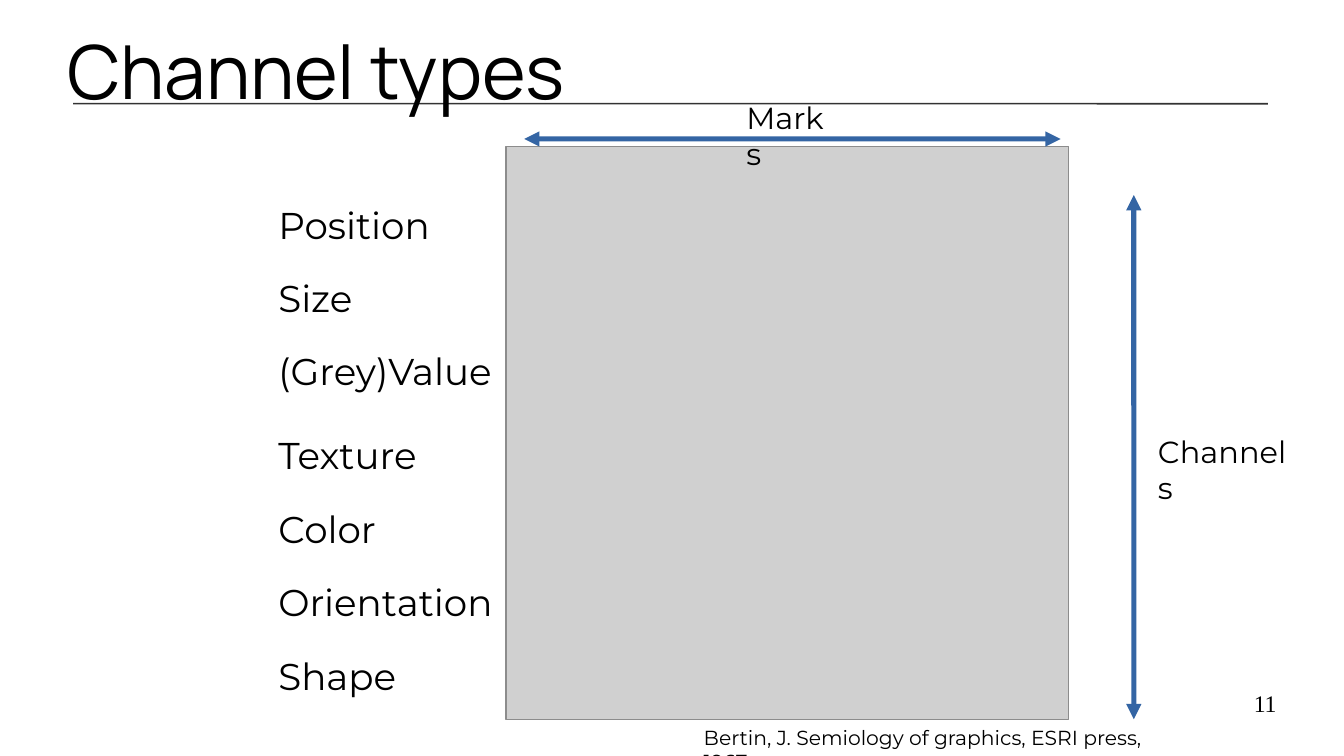
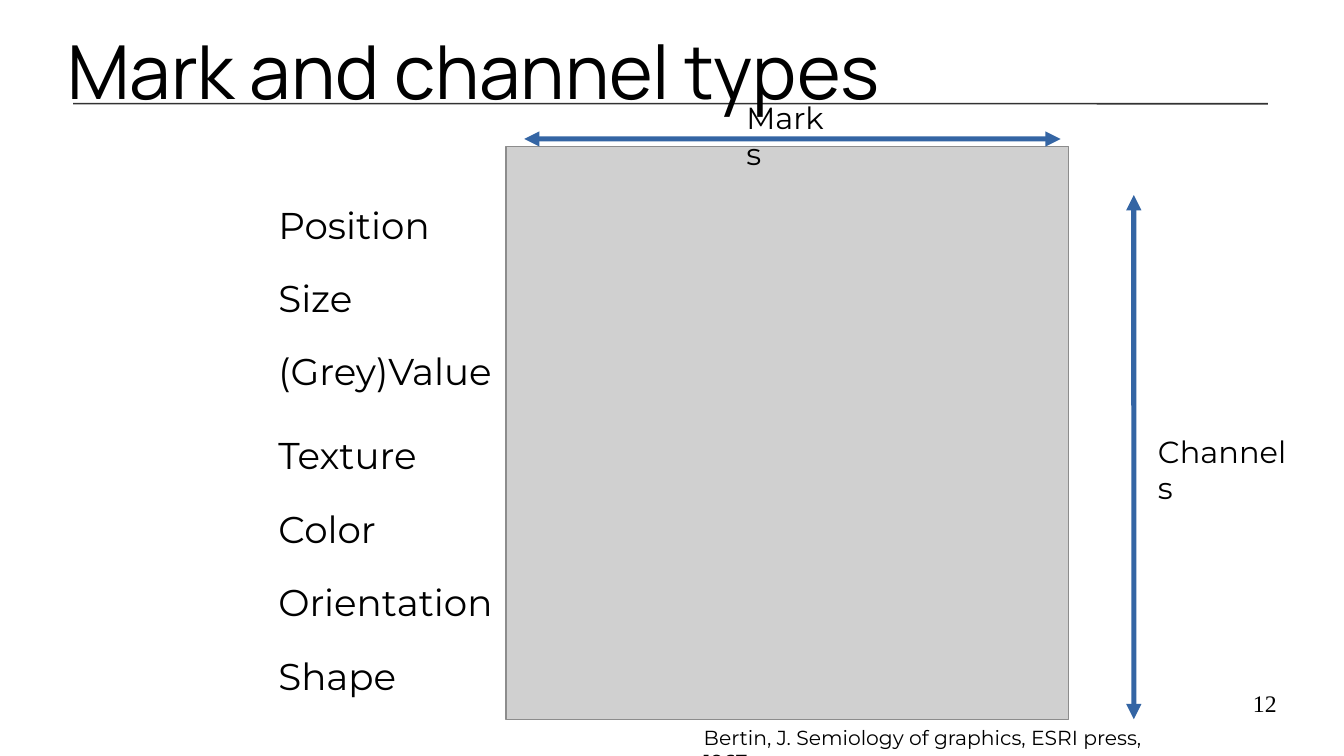
Before and after one commit to SwanseaU-TTW/CSC337_CSCM37, a slide deck: slide 12 of lectures/03_visprocess.odp (slide 11 before the commit). Drawn at 1344x756 pixels with LibreOffice and Linux fonts; fonts in the diff are those of the drawing; grey boxes stand for pictures. Boxes give left, top, right and bottom in pixels: in the first picture for what was removed or moved away, otherwise in the second. Text is boxed around its words. In the diff, an @@ line names an element or a change of style, - is before the commit and + after.

```diff
--- a/lectures/03_visprocess.odp
+++ b/lectures/03_visprocess.odp
@@ title at (67, 44, 880, 119): text changed @@
-Channel types
+Mark and channel types
@@ page number at (1253, 696, 1277, 712): text changed @@
-11
+12
```
Also in this commit, not shown: 1 slide added.
